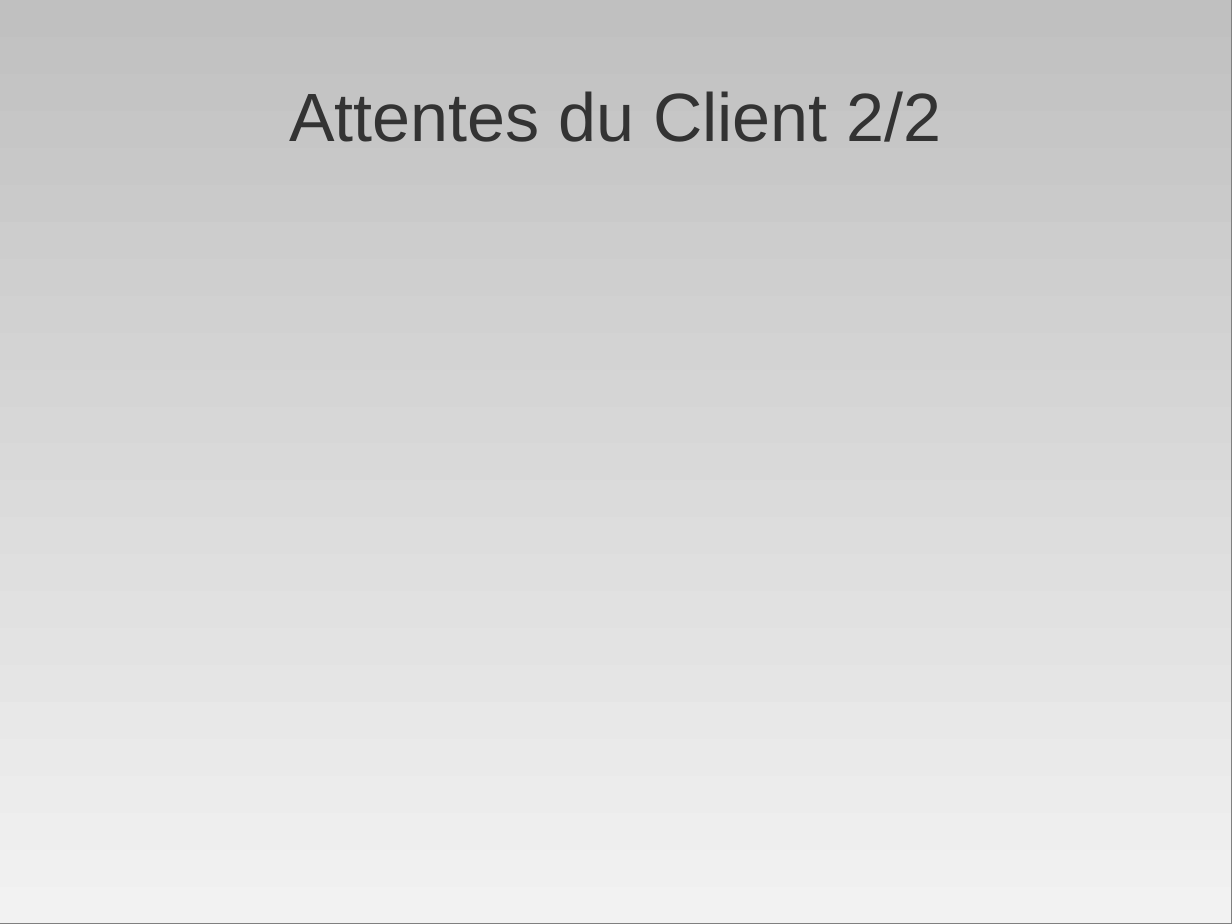
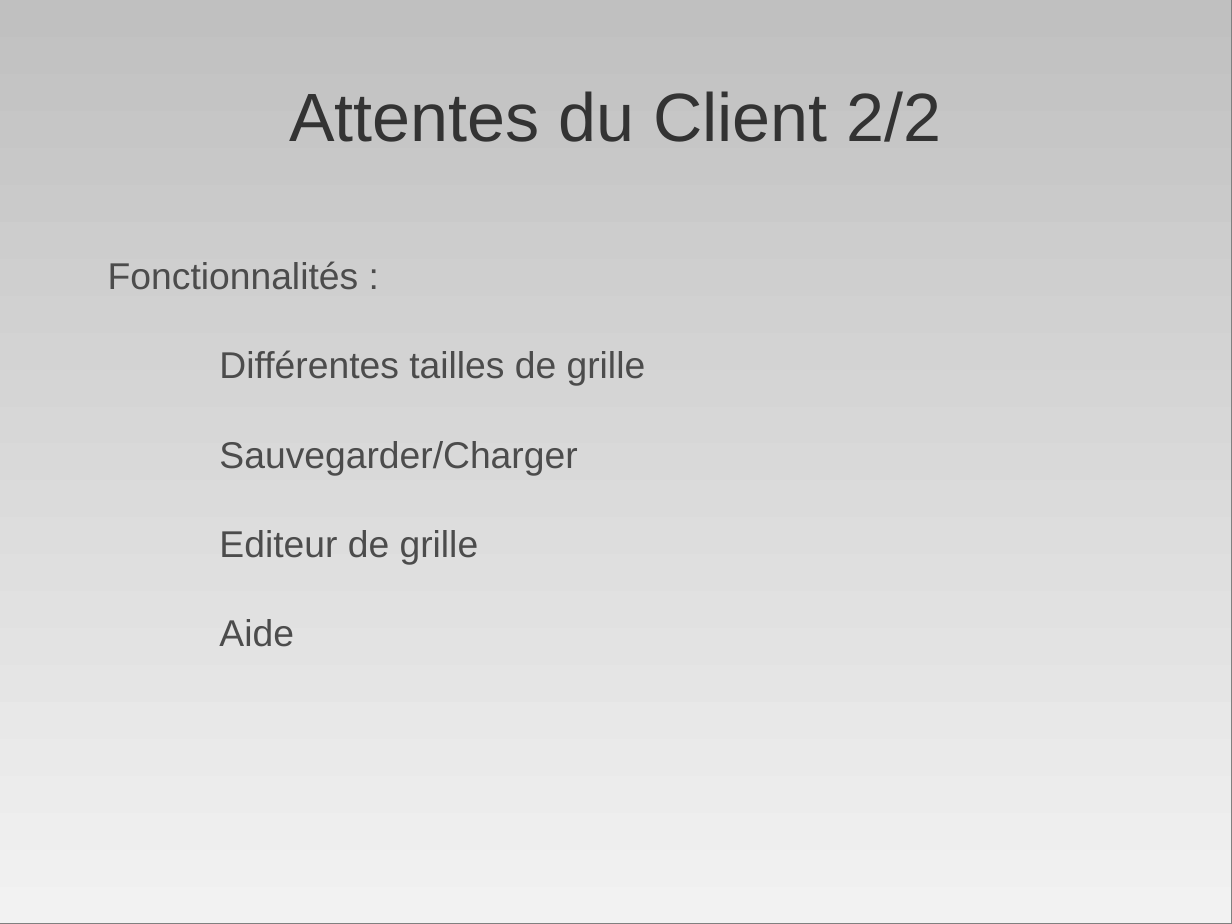
Before and after one commit to AniceK/craketeam, a slide deck: slide 6 of Documentation/Presentation/diapo_craketeam.odp. Drawn at 1232x924 pixels with LibreOffice and Linux fonts; fonts in the diff are those of the drawing. Boxes give left, top, right and bottom in pixels: in the first picture for what was removed or moved away, otherwise in the second. Text is boxed around its words. In the diff, an @@ line names an element or a change of style, - is before the commit and + after.

Commit message:
Ajout de la partie Attente du Client.

```diff
--- a/Documentation/Presentation/diapo_craketeam.odp
+++ b/Documentation/Presentation/diapo_craketeam.odp
@@ text added at box(108, 261, 646, 647), 24 pt, text #4C4C4C @@
+Fonctionnalités :
+Différentes tailles de grille
+Sauvegarder/Charger
+Editeur de grille
+Aide
```
Also in this commit, not shown: 1 other slide changed.
